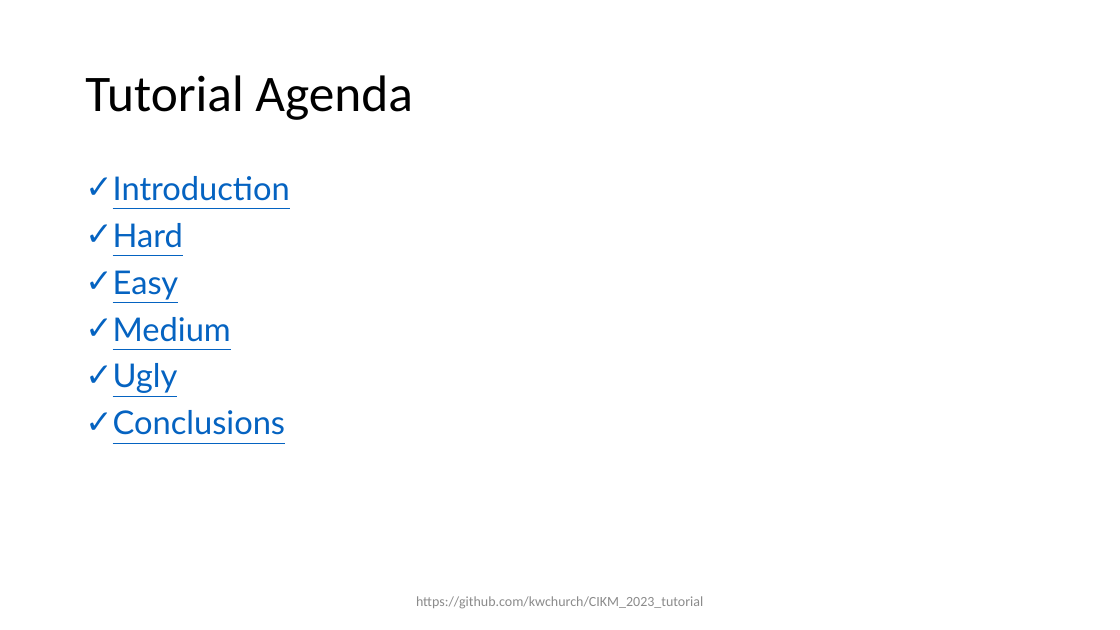
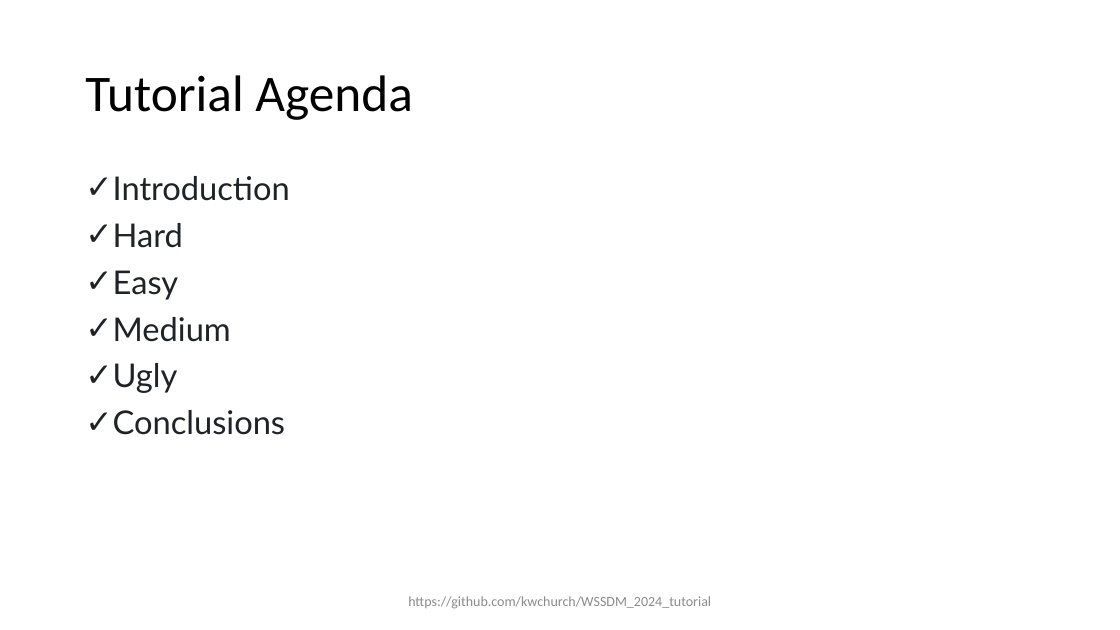
Before and after one commit to kwchurch/WSDM_2024_tutorial, a slide deck: slide 2 of slides/WSDM_Conclusions.pptx. Drawn at 1120x630 pixels with LibreOffice and Linux fonts; fonts in the diff are those of the drawing. Boxes give left, top, right and bottom in pixels: in the first picture for what was removed or moved away, otherwise in the second. Text is boxed around its words. In the diff, an @@ line names an element or a change of style, - is before the commit and + after.

```diff
--- a/slides/WSDM_Conclusions.pptx
+++ b/slides/WSDM_Conclusions.pptx
@@ text "Introduction" at bbox=[113, 176, 290, 435]: text colour #0563C1 to #1F2328, underline off @@
@@ text at bbox=[408, 596, 711, 609]: text changed @@
-https://github.com/kwchurch/CIKM_2023_tutorial
+https://github.com/kwchurch/WSSDM_2024_tutorial
```
Also in this commit, not shown: 5 other slides changed, 7 other files.
